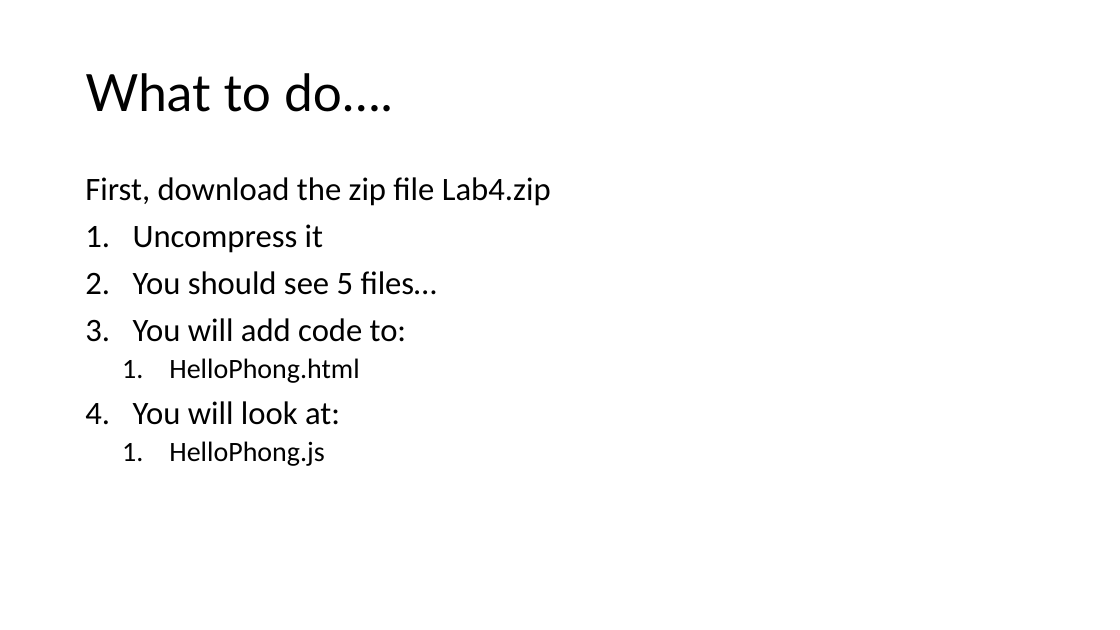
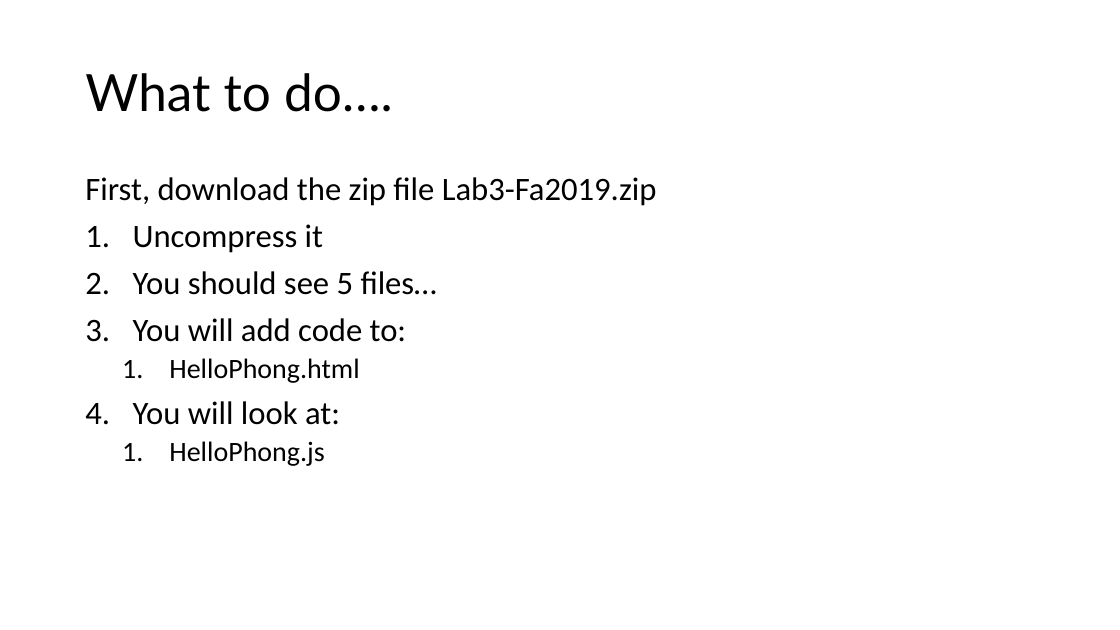
Before and after one commit to illinois-cs418/cs418CourseMaterial, a slide deck: slide 5 of Labs/CS418-Lab3-Fa2019.pptx. Drawn at 1120x630 pixels with LibreOffice and Linux fonts; fonts in the diff are those of the drawing. Boxes give left, top, right and bottom in pixels: in the first picture for what was removed or moved away, otherwise in the second. Text is boxed around its words. In the diff, an @@ line names an element or a change of style, - is before the commit and + after.

```diff
--- a/Labs/CS418-Lab3-Fa2019.pptx
+++ b/Labs/CS418-Lab3-Fa2019.pptx
@@ text at (x1=85, y1=177, x2=657, y2=206): text changed @@
-First, download the zip file Lab4.zip
+First, download the zip file Lab3-Fa2019.zip
```
